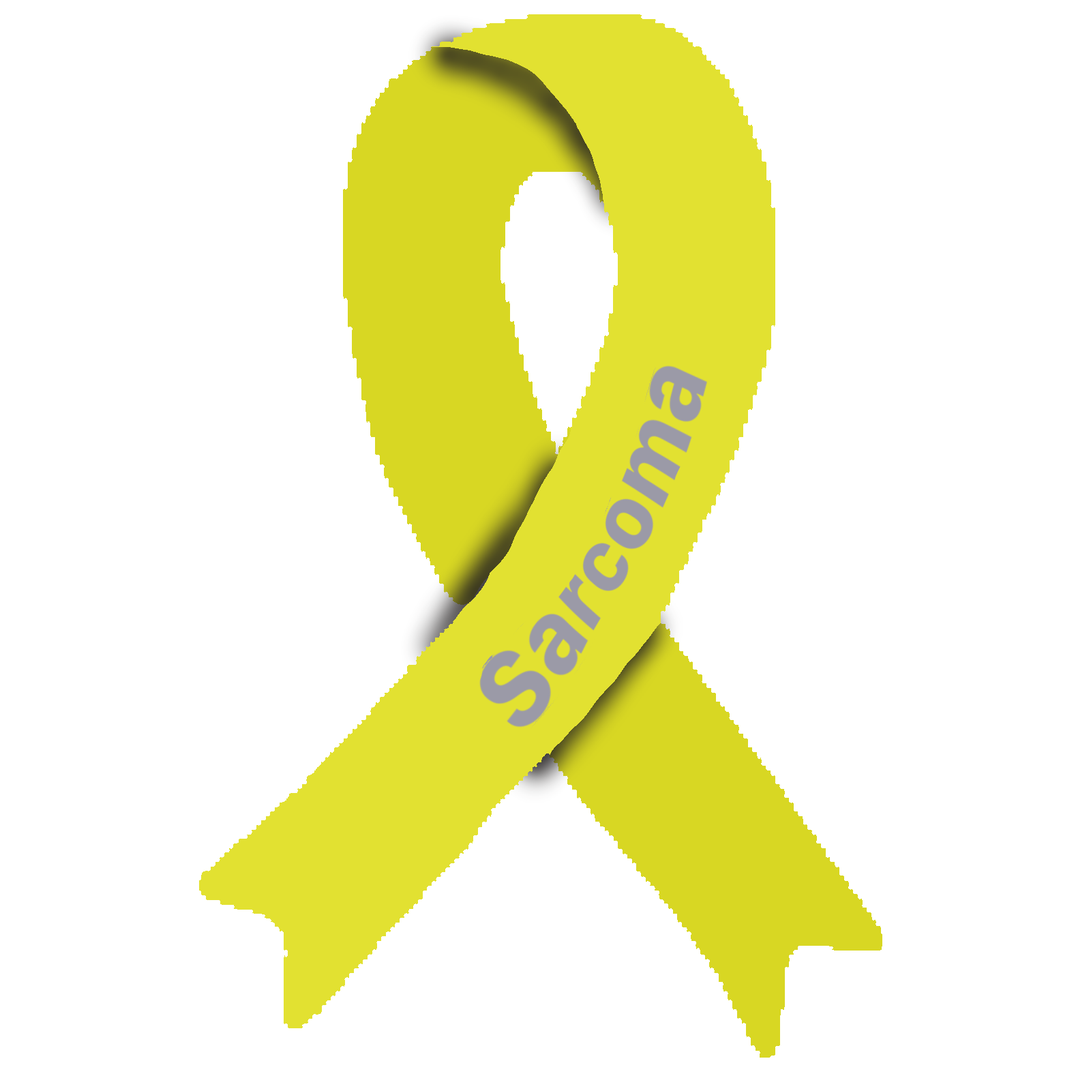
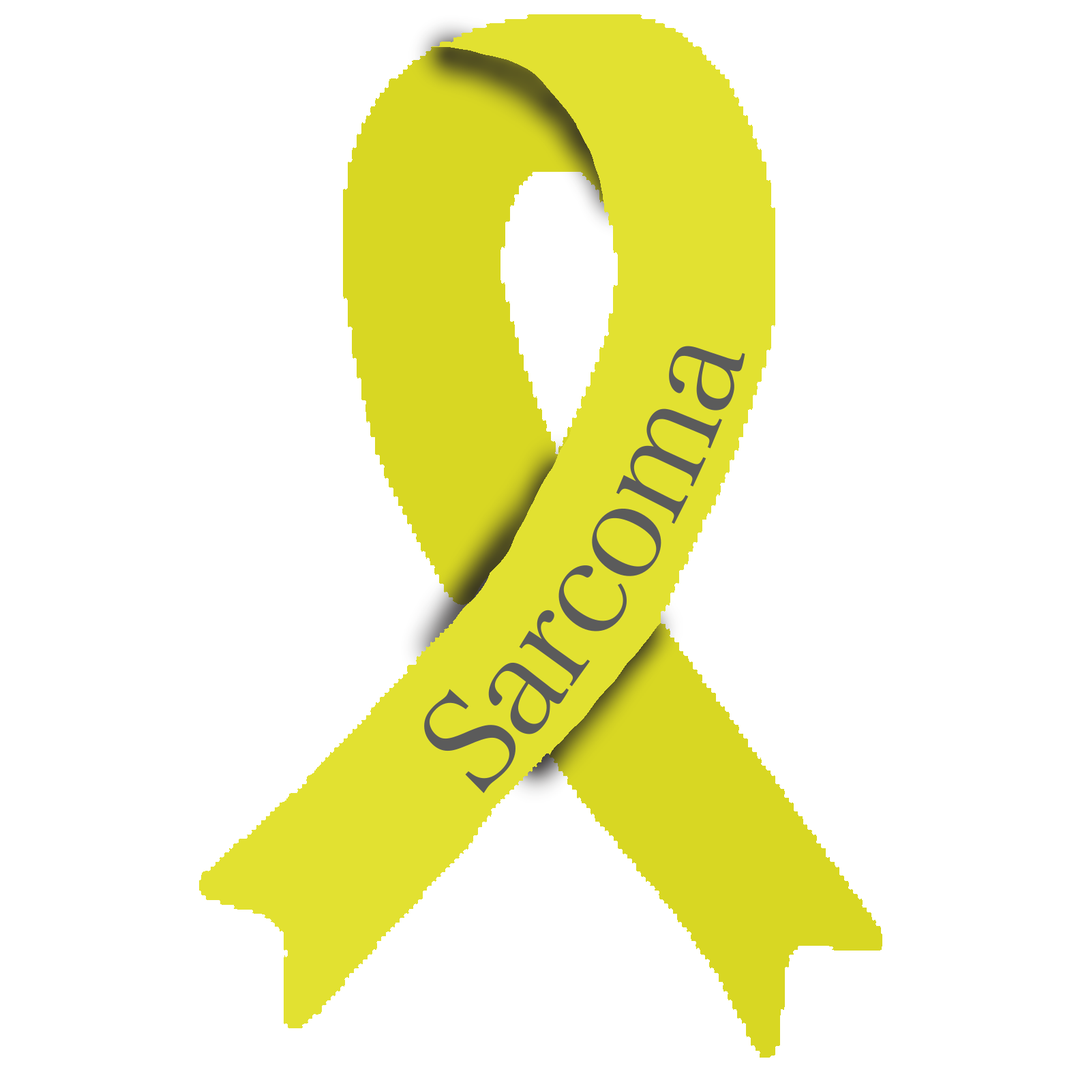
The second 1091x1091 image is a revision of the first. Changes to its layers:
added layer "text path" above "Sarcoma" over [424, 345, 746, 795]
hid "Sarcoma" (2nd of 2) over [478, 364, 709, 730]
